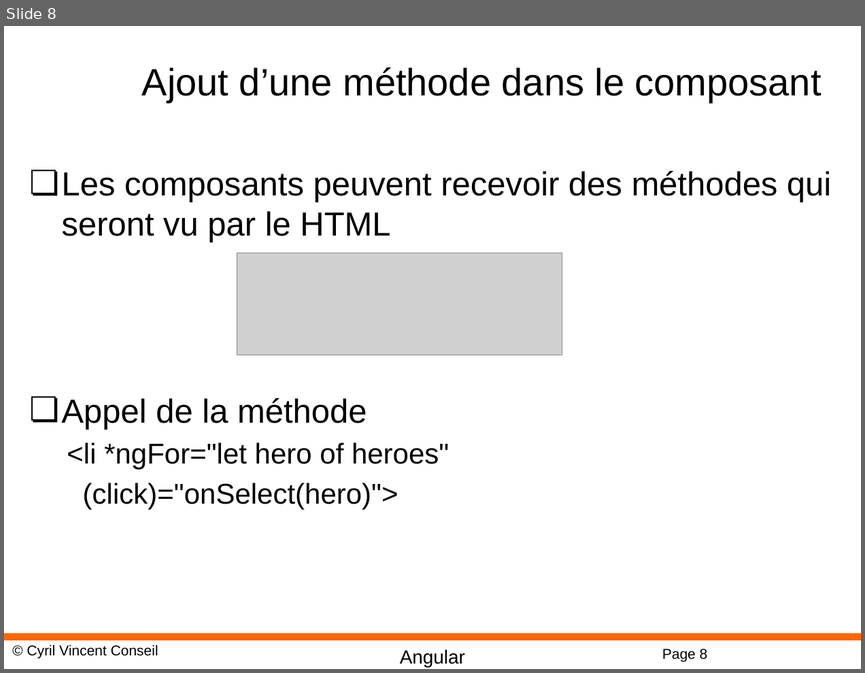
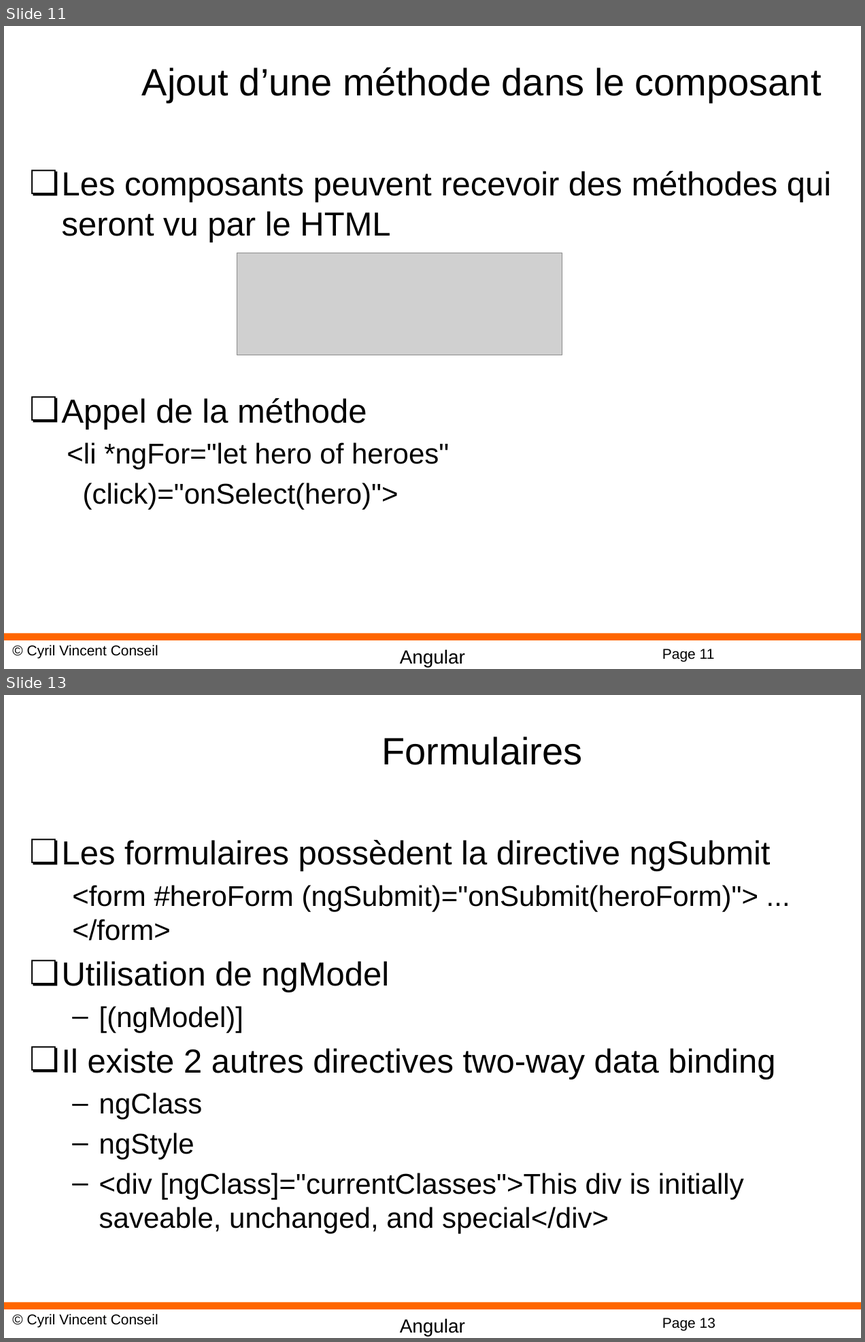
Before and after one commit to cyrilvincent/POE, a slide deck: ppt/angular/Angular08-Directives.pptx. Shown one above the other, each under a label of ours: slide 8 before the commit, slides 11 and 13 after it; the slides between them are not shown. The pictures are 865x673 and 865x1342 pixels, drawn with LibreOffice and Linux fonts; fonts in the diff are those of the drawing; grey boxes stand for pictures; background and template pictures are left out. Boxes give left, top, right and bottom in pixels: in the first picture for what was removed or moved away, otherwise in the second. Text is boxed around its words. In the diff, an @@ line names an element or a change of style, - is before the commit and + after.

```diff
--- a/ppt/angular/Angular08-Directives.pptx
+++ b/ppt/angular/Angular08-Directives.pptx
@@ slide 13 added at <box>4,695,861,1338</box>, background #FFFFFF; not listed: 4 template elements that a slide beside it also shows @@
@@ title added at <box>381,736,583,765</box>, 32 pt, text #000000 @@
+Formulaires
@@ text added at <box>62,840,776,1233</box>, 24 pt, text #000000 @@
+❏ Les formulaires possèdent la directive ngSubmit
+  <form #heroForm (ngSubmit)="onSubmit(heroForm)"> ... </form>
+❏ Utilisation de ngModel
+  – [(ngModel)]
+❏ Il existe 2 autres directives two-way data binding
+  – ngClass
+  – ngStyle
+  – <div [ngClass]="currentClasses">This div is initially saveable, unchanged, and special</div>
@@ what was slide 8 is now slide 11 @@
@@ page number at <box>662,648,715,661</box>: text changed @@
-Page 8
+Page 11
```
Also in this commit, not shown: 3 slides changed, 7 other slides added, 7 other files.
